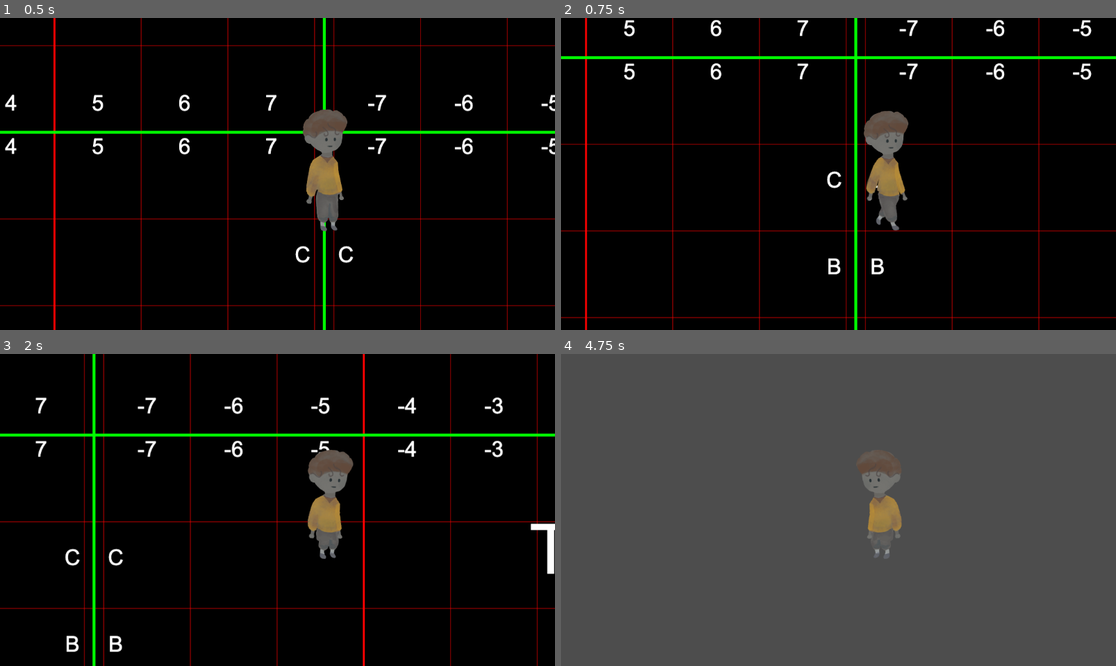
Above: before the commit, frames 1-4 (two rows, left to right).
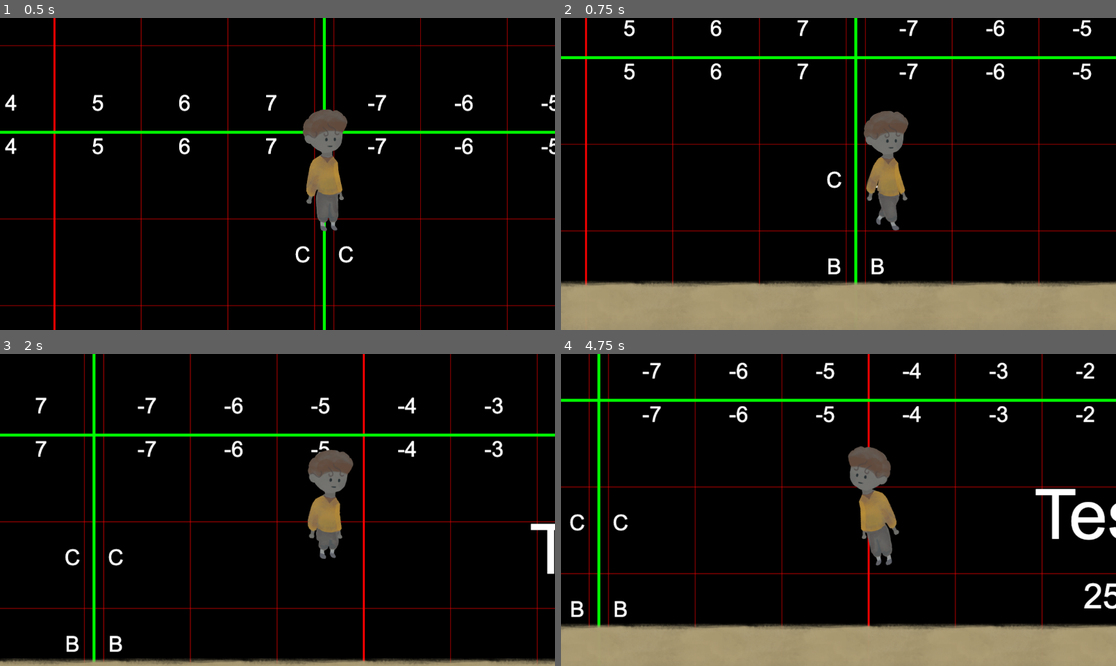
Above: after the commit, the same moments.

Repository: martynasd123/ocean
Game: Godot game, scene res://scenes/diving-bell/scene.tscn
Two runs of this game, one before a commit and one after it. Both use one fixed random seed, a clock stepped at 60 frames per second and the inputs below.
Inputs:
- Up to frame 1 (0.5 s): no input
- Up to frame 2 (0.75 s): hold D (move_right) from 0.53 s (still down)
- Up to frame 3 (2 s): keep holding D (move_right); tap W (jump) at 0.77, 1.52 s
- Up to frame 4 (4.75 s): release D (move_right) at 2.03 s; hold A (move_left) 2.03-2.78 s; hold D (move_right) 2.78-4.28 s; tap W (jump) at 3.02, 3.77, 4.52 s; hold A (move_left) from 4.28 s (still down)

Frame 1 is identical in both runs. In frame 2, 16% of the frame differs, in the area x 0-100%, y 84-100%; in frame 3, 2.3%; in frame 4, 98%, in the area x 0-100%, y 0-100%.

Commit message:
fix broken deps

Diff:
--- a/images/sprites/tiles/sand/sand.tres
+++ b/images/sprites/tiles/sand/sand.tres
@@ -1,9 +1,8 @@
-[gd_resource type="TileSet" load_steps=25 format=3 uid="uid://do08its31phhk"]
+[gd_resource type="TileSet" load_steps=23 format=3 uid="uid://do08its31phhk"]
 
 [ext_resource type="Texture2D" uid="uid://ci4blfjt65oqf" path="res://images/sprites/tiles/sand/tileCENTER.png" id="1_gtutg"]
 [ext_resource type="Texture2D" uid="uid://b8ifokcmyxcja" path="res://images/sprites/tiles/sand/tileE.png" id="2_vph8y"]
 [ext_resource type="Texture2D" uid="uid://c8bha2f4yvnge" path="res://images/sprites/tiles/sand/tileSE.png" id="3_0uhrj"]
-[ext_resource type="Texture2D" uid="uid://weambatdun35" path="res://images/sprites/tiles/sand/tilesW.png" id="4_8ulcv"]
 [ext_resource type="Texture2D" uid="uid://bo57ss7ppjr0p" path="res://images/sprites/tiles/sand/tileINNERSE.png" id="5_8riuk"]
 [ext_resource type="Texture2D" uid="uid://dw4v721rs5qi" path="res://images/sprites/tiles/sand/tileINNEWNE.png" id="6_yxhgc"]
 [ext_resource type="Texture2D" uid="uid://c7w4p4x1ssdpo" path="res://images/sprites/tiles/sand/tileINNEWNW.png" id="7_ulil7"]
@@ -26,11 +25,6 @@
 
 [sub_resource type="TileSetAtlasSource" id="TileSetAtlasSource_5ieov"]
 texture = ExtResource("3_0uhrj")
-texture_region_size = Vector2i(256, 256)
-0:0/0 = 0
-
-[sub_resource type="TileSetAtlasSource" id="TileSetAtlasSource_wh3il"]
-texture = ExtResource("4_8ulcv")
 texture_region_size = Vector2i(256, 256)
 0:0/0 = 0
 
@@ -89,4 +83,3 @@
 sources/8 = SubResource("TileSetAtlasSource_54d17")
 sources/9 = SubResource("TileSetAtlasSource_x4srf")
 sources/10 = SubResource("TileSetAtlasSource_5ieov")
-sources/11 = SubResource("TileSetAtlasSource_wh3il")
